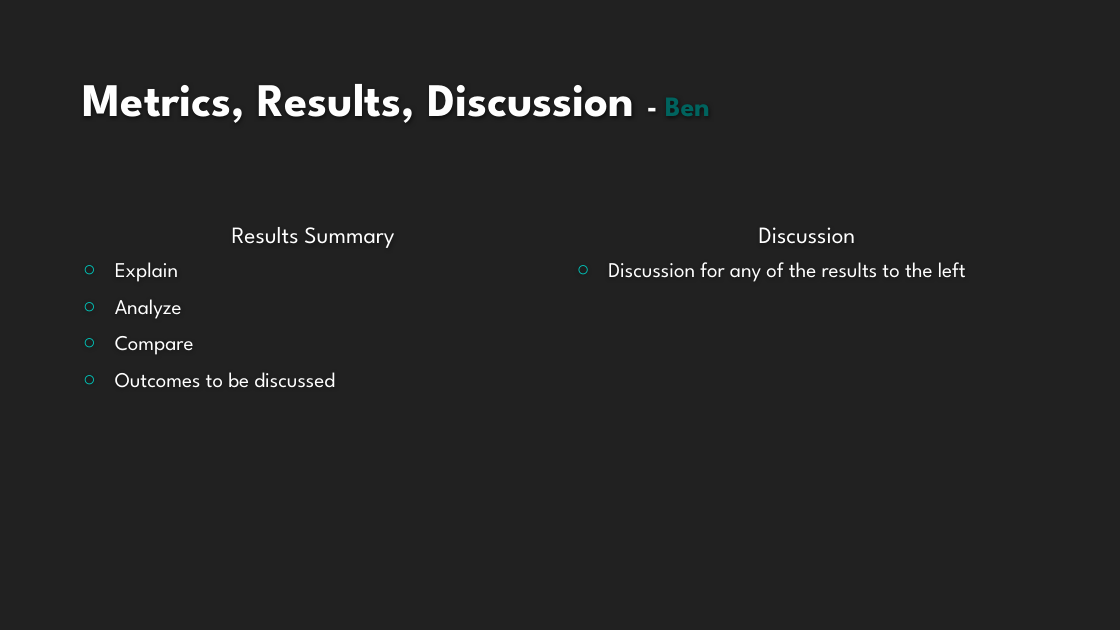
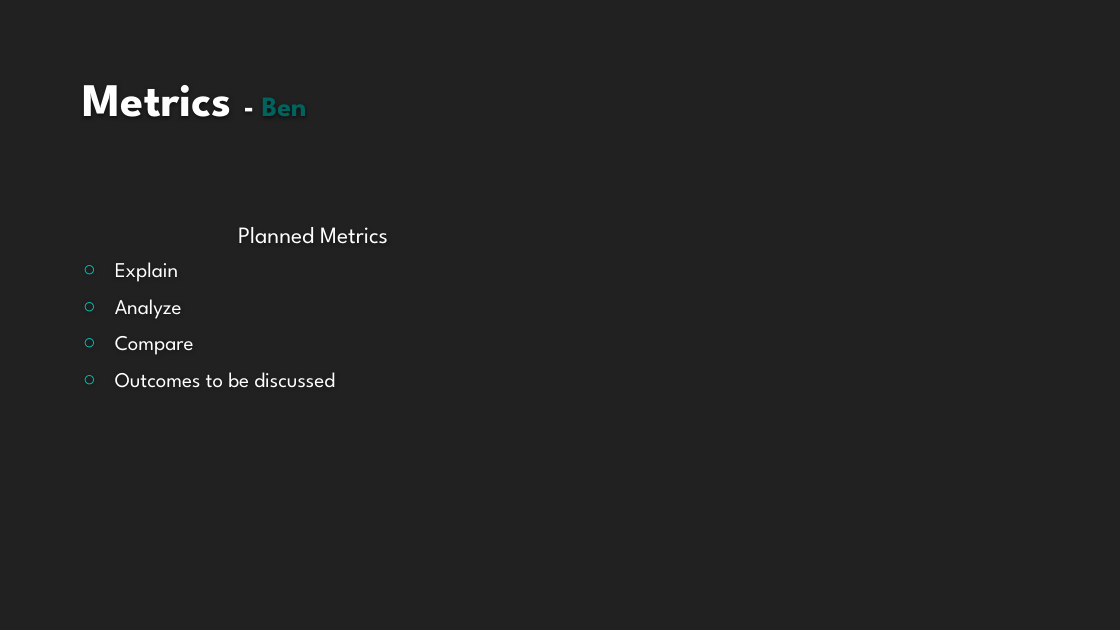
Before and after one commit to LaurenMadar/AML-finalgroup2, a slide deck: slide 11 of other/Group2_Phase1.pptx (slide 12 before the commit). Drawn at 1120x630 pixels with LibreOffice and Linux fonts; fonts in the diff are those of the drawing; background and template pictures are left out. Boxes give left, top, right and bottom in pixels: in the first picture for what was removed or moved away, otherwise in the second. Text is boxed around its words. In the diff, an @@ line names an element or a change of style, - is before the commit and + after.

Commit message:
Updated slides and finished Conclusion statement. Still needs more for Metrics sllide and Data slides.

```diff
--- a/other/Group2_Phase1.pptx
+++ b/other/Group2_Phase1.pptx
@@ title at box(83, 85, 307, 117): text changed @@
-Metrics, Results, Discussion - Ben
+Metrics - Ben
@@ text at box(238, 227, 388, 244): text changed @@
-Results Summary
+Planned Metrics
@@ text removed at box(759, 227, 856, 244) @@
-Discussion
@@ text removed at box(608, 262, 966, 282) @@
-○ Discussion for any of the results to the left
```
Also in this commit, not shown: 3 other slides changed, 1 slide removed.
